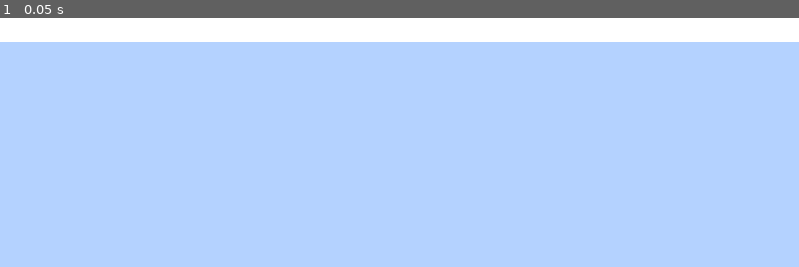
Above: before the commit, frame 1.
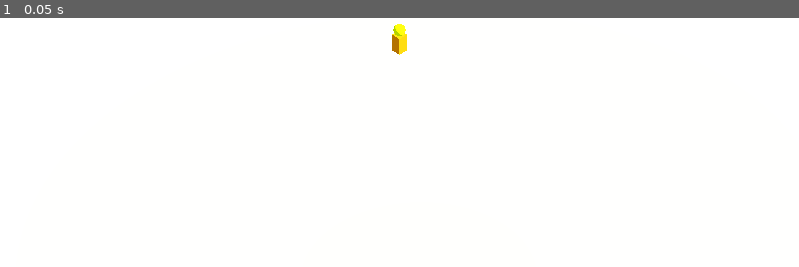
Above: after the commit, the same moment.

Repository: ghwls3644-sketch/mail-deliver-godot
Game: Godot game, scene res://scenes/main.tscn
Two runs of this game, one before a commit and one after it. Both use one fixed random seed, a clock stepped at 60 frames per second and the inputs below.
Inputs:
- Up to frame 1 (0.05 s): no input

The runs differ from the first frame. In frame 1, 90% of the frame differs, in the area x 0-100%, y 2-100%.

Commit message:
feat: Phase 2 완료 — 플레이어 씬 구성 및 이동 로직
- player.tscn: Body(주황 박스), Head(노란 구), CollisionShape3D 설정
- player.gd: 화살표키 이동, 중력, move_and_slide 구현
- main.gd: 카메라 look_at으로 플레이어 추적, 오프셋 (-12,14,12)
- main.tscn: Player 배치, 바닥 충돌체(WorldBoundaryShape3D) 추가
- 계획서: Phase 2 완료 상태 업데이트, 카메라 설정 반영

Co-Authored-By: Claude Sonnet 4.6 <noreply@anthropic.com>

Diff:
--- /dev/null
+++ b/scenes/main.gd
@@ -0,0 +1,10 @@
+extends Node3D
+
+const CAMERA_OFFSET = Vector3(-12, 14, 12)
+
+@onready var camera = $Camera3D
+@onready var player = $Player
+
+func _process(delta):
+	camera.position = player.position + CAMERA_OFFSET
+	camera.look_at(player.position, Vector3.UP)
--- a/scenes/main.tscn
+++ b/scenes/main.tscn
@@ -1,4 +1,7 @@
 [gd_scene format=3 uid="uid://bl76bojgkorpq"]
+
+[ext_resource type="Script" uid="uid://eaki4i0majbx" path="res://scenes/main.gd" id="1_0wfyh"]
+[ext_resource type="PackedScene" uid="uid://ct3np1wf8fkf1" path="res://scenes/player.tscn" id="2_sugp2"]
 
 [sub_resource type="Environment" id="Environment_sgp6g"]
 background_mode = 1
@@ -12,7 +15,10 @@
 material = SubResource("StandardMaterial3D_o5qli")
 size = Vector2(80, 80)
 
+[sub_resource type="WorldBoundaryShape3D" id="WorldBoundaryShape3D_0wfyh"]
+
 [node name="Main" type="Node3D" unique_id=1815830758]
+script = ExtResource("1_0wfyh")
 
 [node name="WorldEnvironment" type="WorldEnvironment" parent="." unique_id=1260194488]
 environment = SubResource("Environment_sgp6g")
@@ -29,3 +35,11 @@
 transform = Transform3D(-0.70710677, -0.35355338, 0.6123724, 0, 0.8660254, 0.5, -0.70710677, 0.35355338, -0.6123724, 0, 0, 0)
 projection = 1
 size = 22.0
+
+[node name="Player" parent="." unique_id=1287634943 instance=ExtResource("2_sugp2")]
+transform = Transform3D(1, 0, 0, 0, 1, 0, 0, 0, 1, 0, 1, 0)
+
+[node name="StaticBody3D" type="StaticBody3D" parent="." unique_id=543184598]
+
+[node name="CollisionShape3D" type="CollisionShape3D" parent="StaticBody3D" unique_id=528606483]
+shape = SubResource("WorldBoundaryShape3D_0wfyh")
--- /dev/null
+++ b/scenes/player.gd
@@ -0,0 +1,28 @@
+extends CharacterBody3D
+
+const SPEED = 5.0
+const GRAVITY = -9.8
+
+func _physics_process(delta):
+	if not is_on_floor():
+		velocity.y += GRAVITY * delta
+
+	var input = Vector3.ZERO
+	if Input.is_action_pressed("ui_up"):
+		input += Vector3(1, 0, -1)
+	if Input.is_action_pressed("ui_down"):
+		input += Vector3(-1, 0, 1)
+	if Input.is_action_pressed("ui_left"):
+		input += Vector3(-1, 0, -1)
+	if Input.is_action_pressed("ui_right"):
+		input += Vector3(1, 0, 1)
+
+	if input.length() > 0:
+		input = input.normalized()
+		velocity.x = input.x * SPEED
+		velocity.z = input.z * SPEED
+	else:
+		velocity.x = 0
+		velocity.z = 0
+
+	move_and_slide()
--- a/scenes/player.tscn
+++ b/scenes/player.tscn
@@ -1,9 +1,34 @@
 [gd_scene format=3 uid="uid://ct3np1wf8fkf1"]
 
+[ext_resource type="Script" uid="uid://dyodm55les1l" path="res://scenes/player.gd" id="1_3vyb7"]
+
+[sub_resource type="BoxMesh" id="BoxMesh_u8vuu"]
+size = Vector3(0.5, 1, 0.5)
+
+[sub_resource type="StandardMaterial3D" id="StandardMaterial3D_3vyb7"]
+albedo_color = Color(1, 0.54901963, 0, 1)
+
+[sub_resource type="SphereMesh" id="SphereMesh_g2els"]
+radius = 0.3
+height = 0.6
+
+[sub_resource type="StandardMaterial3D" id="StandardMaterial3D_qhqgy"]
+albedo_color = Color(1, 1, 0, 1)
+
+[sub_resource type="BoxShape3D" id="BoxShape3D_dqkch"]
+size = Vector3(0.5, 1, 0.5)
+
 [node name="Player" type="CharacterBody3D" unique_id=1287634943]
+script = ExtResource("1_3vyb7")
 
 [node name="Body" type="MeshInstance3D" parent="." unique_id=1067454727]
+mesh = SubResource("BoxMesh_u8vuu")
+surface_material_override/0 = SubResource("StandardMaterial3D_3vyb7")
 
 [node name="Head" type="MeshInstance3D" parent="." unique_id=319292528]
+transform = Transform3D(1, 0, 0, 0, 1, 0, 0, 0, 1, 0, 0.8, 0)
+mesh = SubResource("SphereMesh_g2els")
+surface_material_override/0 = SubResource("StandardMaterial3D_qhqgy")
 
 [node name="CollisionShape3D" type="CollisionShape3D" parent="." unique_id=1490049856]
+shape = SubResource("BoxShape3D_dqkch")
Not shown, added: scenes/main.gd.uid
Not shown, added: scenes/player.gd.uid
Not shown, changed: Godot_마이그레이션_계획서.md
